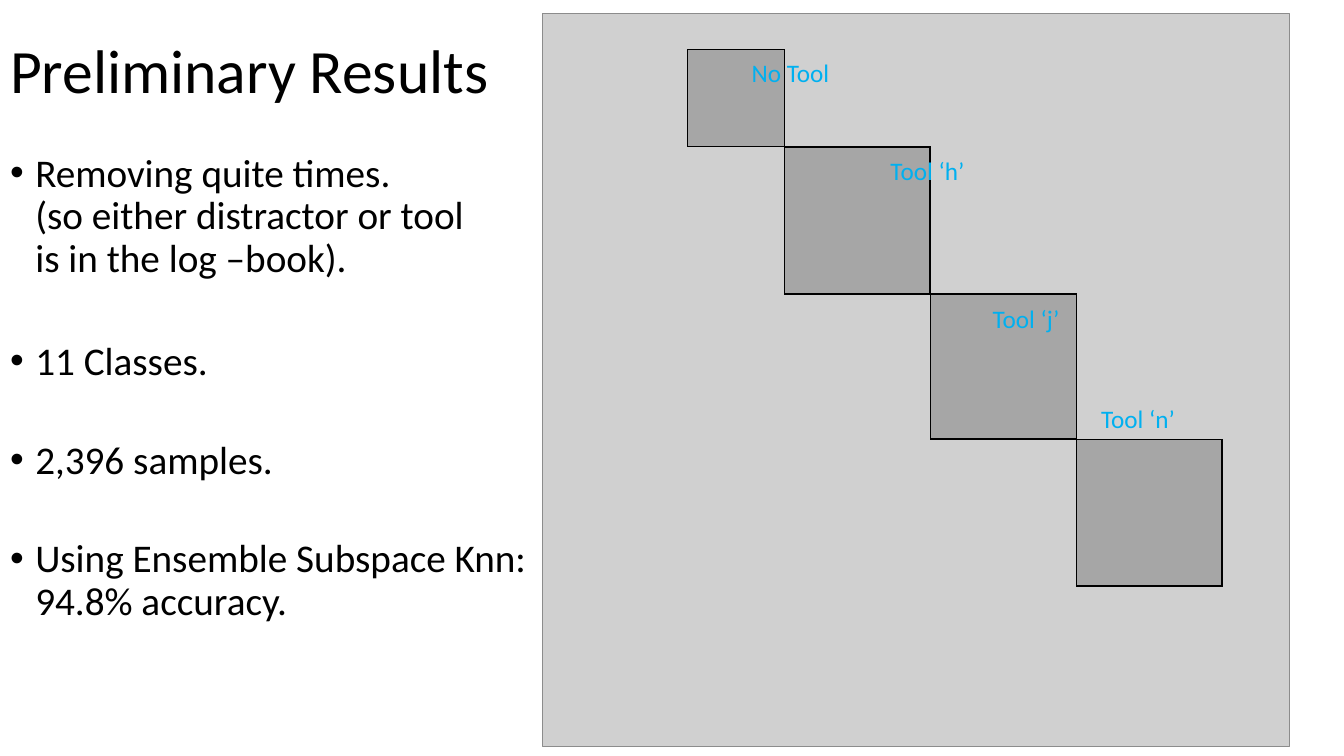
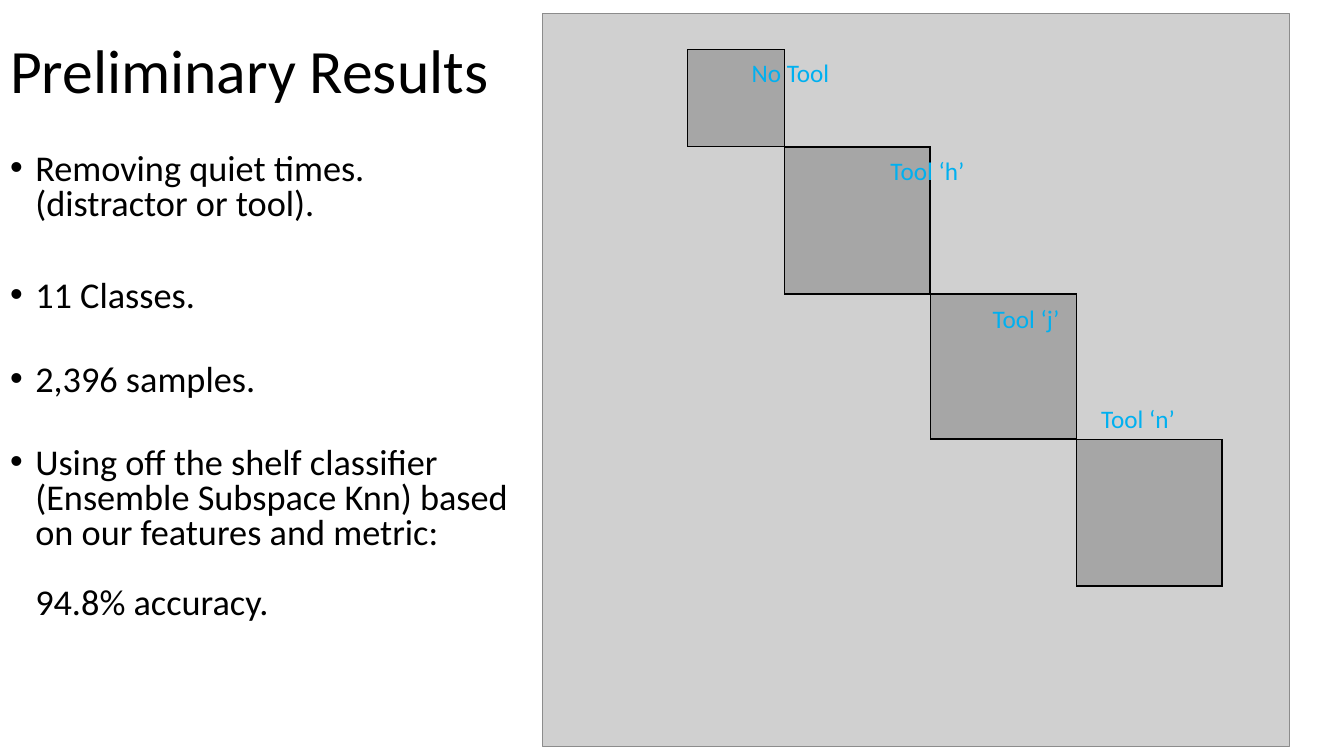
Before and after one commit to oryair/Tuktuk, a slide deck: slide 9 of MidPresentation.pptx. Drawn at 1344x756 pixels with LibreOffice and Linux fonts; fonts in the diff are those of the drawing; grey boxes stand for pictures. Boxes give left, top, right and bottom in pixels: in the first picture for what was removed or moved away, otherwise in the second. Text is boxed around its words. In the diff, an @@ line names an element or a change of style, - is before the commit and + after.

```diff
--- a/MidPresentation.pptx
+++ b/MidPresentation.pptx
@@ text at box(35, 156, 365, 221): text changed; size 28 to 25.9 pt @@
-• Removing quite times.
-  (so either distractor or tool
-  is in the log –book).
+• Removing quiet times.
+  (distractor or tool).
@@ text at box(35, 282, 255, 398): size 28 to 25.9 pt in "11 Classes.", "2,396 samples."; line spacing 0.9 to 0.8 @@
@@ text at box(35, 449, 508, 621): text changed; size 28 to 25.9 pt @@
-• Using Ensemble Subspace Knn:
-  94.8% accuracy.
+• Using off the shelf classifier (Ensemble Subspace Knn) based on our features and metric:
+  94.8% accuracy.
```
Also in this commit, not shown: 5 other slides changed.
